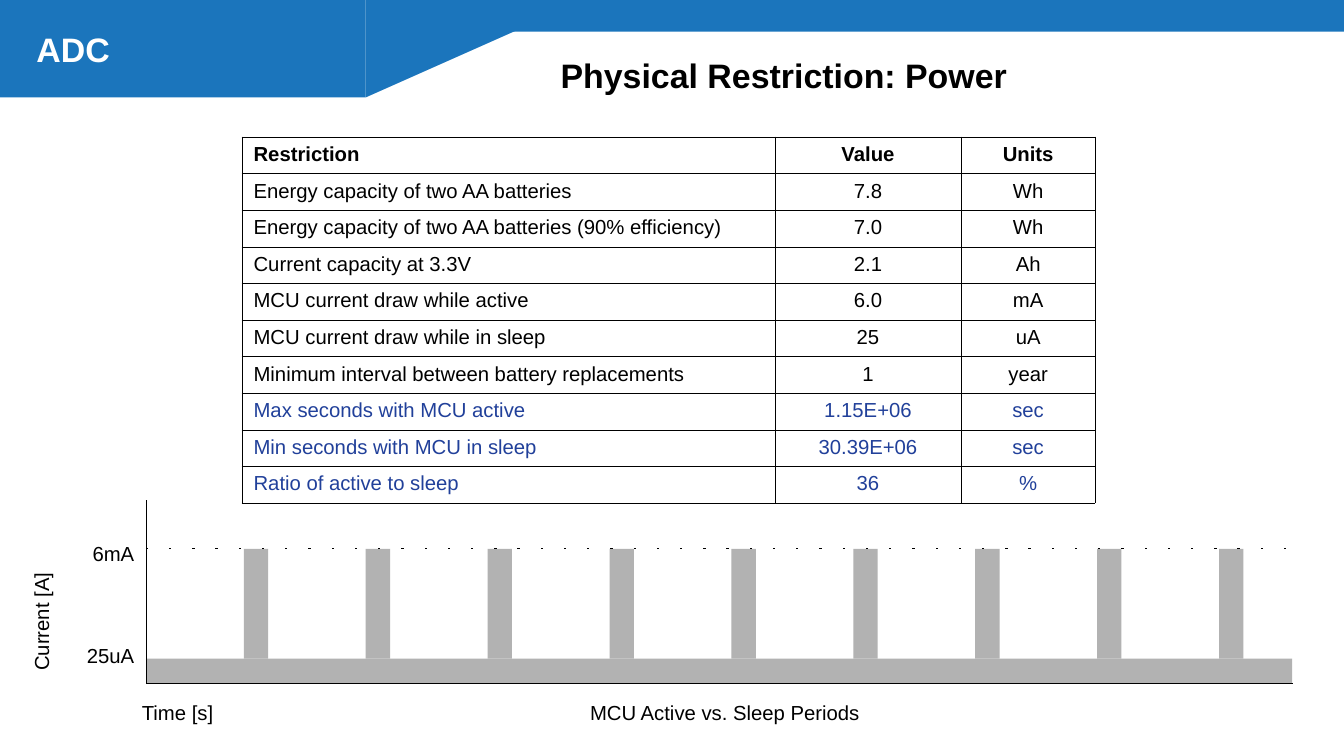
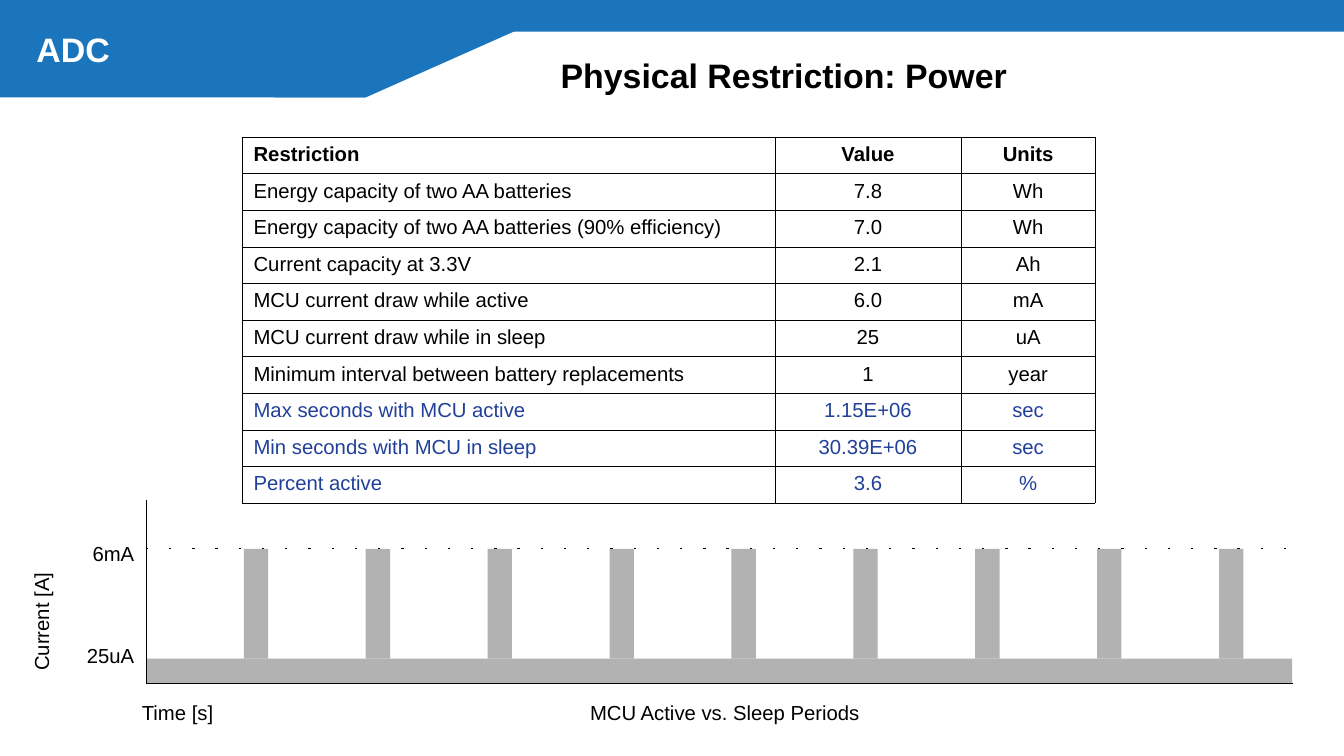
Before and after one commit to g-i-wilson/SEL-presentation, a slide deck: slide 23 of pres.odp. Drawn at 1344x756 pixels with LibreOffice and Linux fonts; fonts in the diff are those of the drawing. Boxes give left, top, right and bottom in pixels: in the first picture for what was removed or moved away, otherwise in the second. Text is boxed around its words. In the diff, an @@ line names an element or a change of style, - is before the commit and + after.

```diff
--- a/pres.odp
+++ b/pres.odp
@@ parallelogram added at (x1=274, y1=0, x2=396, y2=98), fill #1B75BC @@
@@ table at (x1=241, y1=137, x2=1095, y2=495) @@
-row 10, column 1: Ratio of active to sleep
+row 10, column 1: Percent active
-row 10, column 2: 36
+row 10, column 2: 3.6
```
Also in this commit, not shown: 30 other slides changed, 9 slides added, 1 slide removed, 4 other files.
